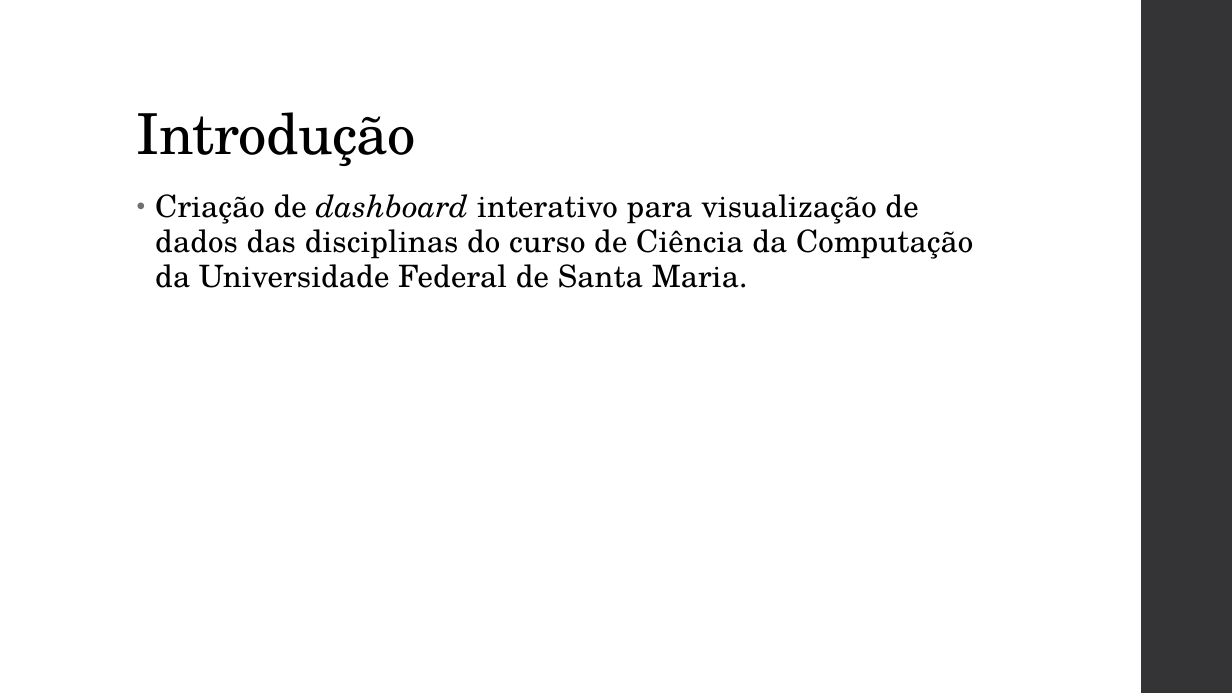
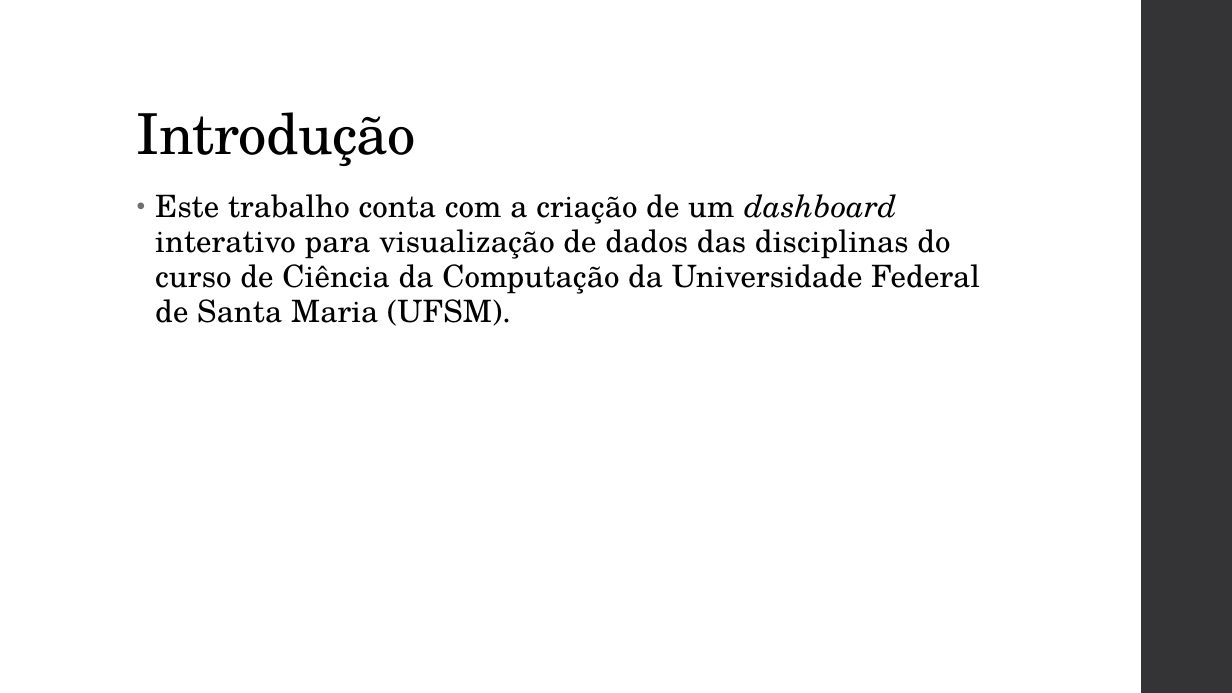
Before and after one commit to gvheisler/dashboard-disciplinas, a slide deck: slide 2 of presentation/presentation.pptx. Drawn at 1232x693 pixels with LibreOffice and Linux fonts; fonts in the diff are those of the drawing. Boxes give left, top, right and bottom in pixels: in the first picture for what was removed or moved away, otherwise in the second. Text is boxed around its words. In the diff, an @@ line names an element or a change of style, - is before the commit and + after.

```diff
--- a/presentation/presentation.pptx
+++ b/presentation/presentation.pptx
@@ text at <box>155,194,980,326</box>: text changed @@
-• Criação de dashboard interativo para visualização de dados das disciplinas do curso de Ciência da Computação da Universidade Federal de Santa Maria.
+• Este trabalho conta com a criação de um dashboard interativo para visualização de dados das disciplinas do curso de Ciência da Computação da Universidade Federal de Santa Maria (UFSM).
```
Also in this commit, not shown: 2 other slides changed, 5 slides added, 3 other files.
